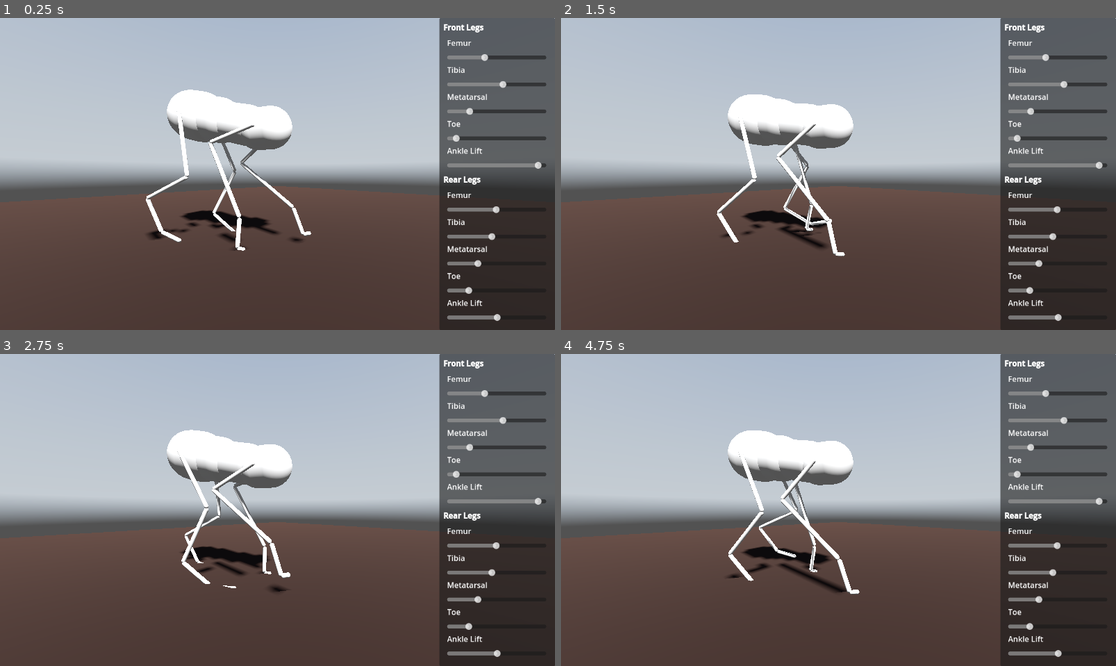
Above: before the commit, frames 1-4 (two rows, left to right).
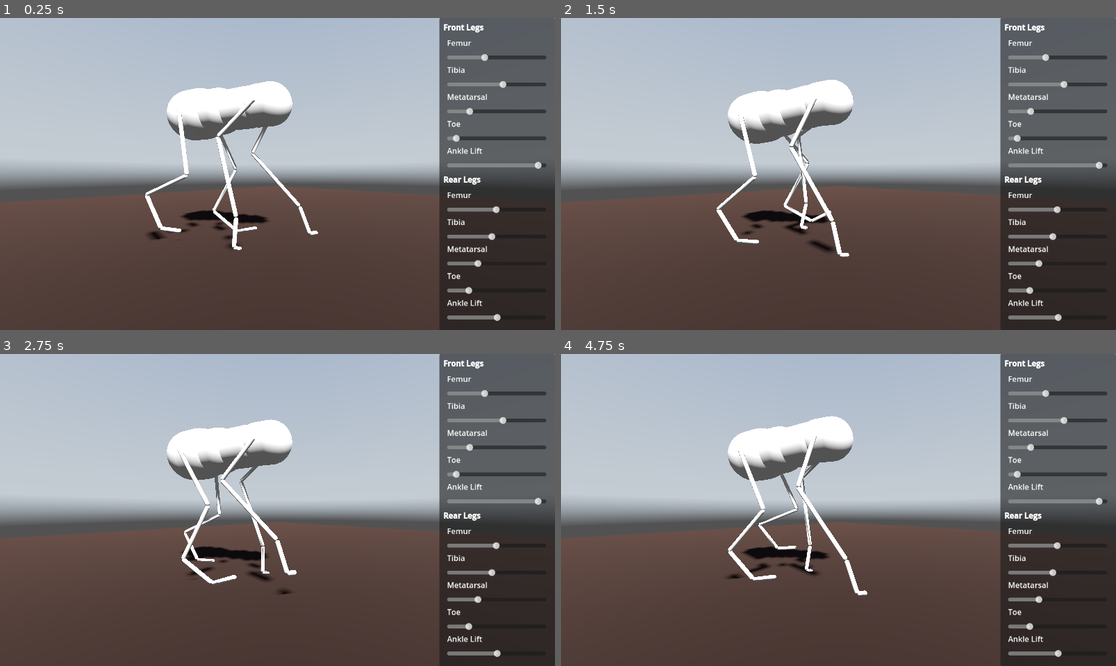
Above: after the commit, the same moments.

Repository: jehoz/legs-and-gaits
Game: Godot game, scene res://scenes/default.tscn
Two runs of this game, one before a commit and one after it. Both use one fixed random seed, a clock stepped at 60 frames per second and the inputs below. A sky picture missing from this copy of the repository is replaced by a grey-blue gradient.
Inputs:
- Up to frame 1 (0.25 s): no input
- Up to frame 2 (1.5 s): no input
- Up to frame 3 (2.75 s): no input
- Up to frame 4 (4.75 s): no input

The runs differ from the first frame. In frame 1, 4.2% of the frame differs, in the area x 26-58%, y 20-75%; in frame 2, 4.3%; in frame 3, 4.2%; in frame 4, 4.6%, in the area x 30-56%, y 19-78%.

Commit message:
Fix leg max length calculation

Diff:
--- a/scripts/leg.gd
+++ b/scripts/leg.gd
@@ -98,7 +98,7 @@
 	helper.call(toe, toe_length, metatarsal_length)
 
 func max_length():
-	return femur_length + tibia_length + metatarsal_length * cos(ankle_lift)
+	return femur_length + tibia_length + metatarsal_length * sin(ankle_lift)
 
 func move_foot_target():
 	var step_height = max_length() * 0.125
